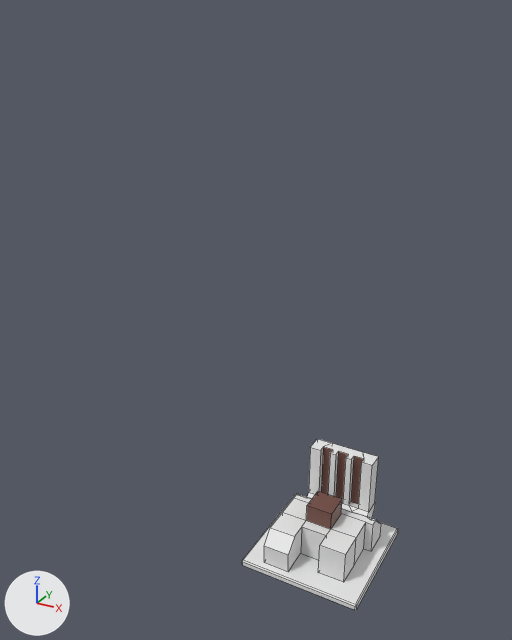
The FBX model static/objects/1x1C.fbx, before and after one commit.
Camera for both pictures: a 50 mm camera at (1.79, -4.41, 4.18) aimed at (-0.21, -0.77, 2.36). Lighting does not change. The marker at lower left points along +X, +Y and +Z. Mesh edges are drawn as thin lines.

Names of what the first picture shows: '1x1C'.
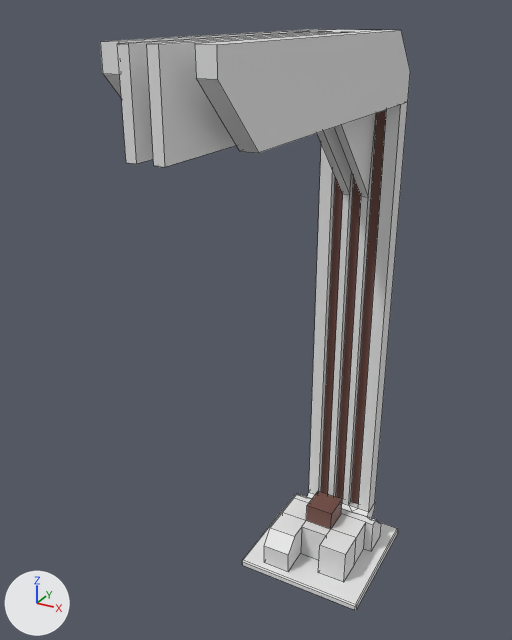
The change, as a list of edits to the scene's bpy script:
```text
Change me_cube_020:
    used by ob_1x1c; location = (0.0, 0.0, 0.0)
    remove me_cube_020.from_pydata(...)  # 154 vertices, 122 faces; spans x -0.5..0.5, y -0.5..0.5, z 0.0..0.803
    add me_cube_020.from_pydata(...)  # 198 vertices, 157 faces; spans x -0.5..0.5, y -2.139..0.5, z 0.0..4.055
    me_cube_020 part 1
    19 vertices are removed from x -0.243..0.308, y 0.223..0.366, z 0.803
    22 faces are deleted
    37 vertices are added at x -0.243..0.308, y -2.139..0.278, z 2.976..4.055
    15 new vertices lie (0.0, 0.0, 3.267) away from vertices in x -0.243..0.308, y 0.223..0.366, z 0.34
    6 new vertices lie (0.0, -0.685, 0.448) away from vertices in x -0.148..0.213, y 0.278, z 3.607
    5 new vertices lie (0.0, 0.0, 0.193) away from vertices in x -0.243..0.308, y 0.366, z 3.607
    6 new faces join them, mat_mat2 (brown #724b42)
    51 new faces join them, mat_mat1 (white #e7e7e7)
```

Changed parts and their boxes [x1, y1, x2, y2] in the pictures (512 x 640 px):
'1x1C', reshaped (98% wider, 238% taller)
    before: [242, 439, 398, 610]
    after: [100, 29, 410, 610]
part 1 of me_cube_020, built on
    before: [309, 439, 378, 510]
    after: [100, 29, 410, 510]
